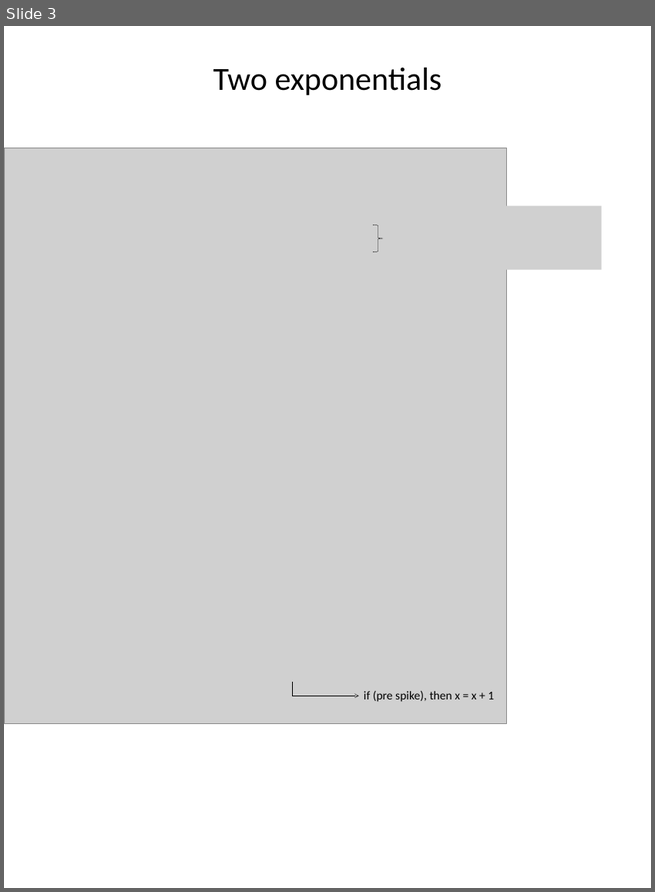
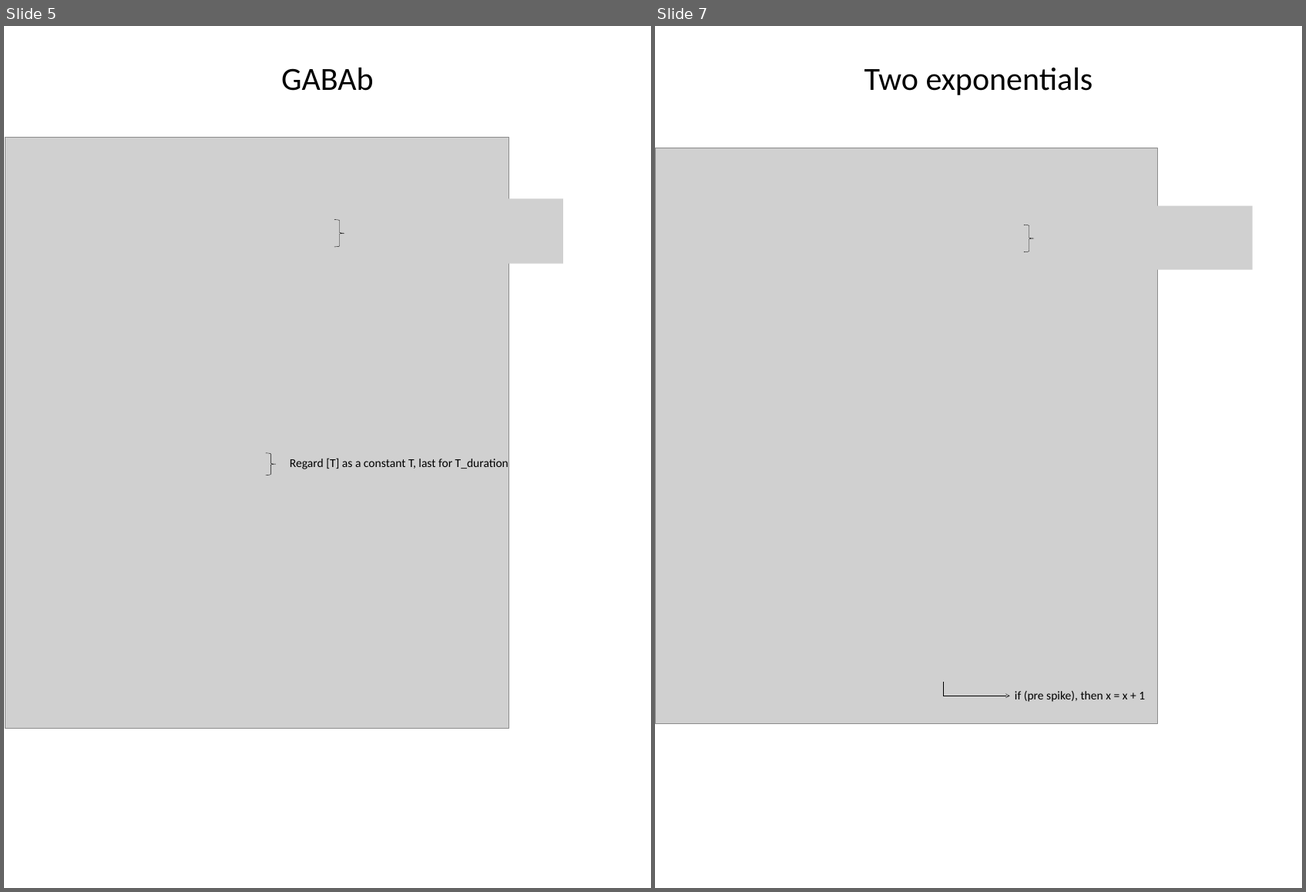
Before and after one commit to quanpeng0/BrainModels, a slide deck: docs/brainpy_handbook/ppt/syns.pptx. Shown side by side, each under a label of ours: slide 3 before the commit, slides 5 and 7 after it; the slides between them are not shown. The pictures are 655x892 and 1306x892 pixels, drawn with LibreOffice and Linux fonts; fonts in the diff are those of the drawing; grey boxes stand for pictures. Boxes give left, top, right and bottom in pixels: in the first picture for what was removed or moved away, otherwise in the second. Text is boxed around its words. In the diff, an @@ line names an element or a change of style, - is before the commit and + after.

```diff
--- a/docs/brainpy_handbook/ppt/syns.pptx
+++ b/docs/brainpy_handbook/ppt/syns.pptx
@@ slide 5 added at (4, 26, 651, 888), background #FFFFFF @@
@@ title added at (281, 68, 373, 91), 54 pt, text #000000 @@
+GABAb
@@ picture added at (5, 137, 508, 729) @@
@@ picture added at (357, 199, 563, 264) @@
@@ right brace added at (334, 219, 344, 247), outline #000000 0.5 pt @@
@@ right brace added at (266, 453, 276, 476), outline #000000 0.5 pt @@
@@ text added at (290, 458, 508, 470), 20 pt, text #000000 @@
+Regard [T] as a constant T, last for T_duration
@@ what was slide 3 is now slide 7 @@
```
Also in this commit, not shown: 1 slide changed, 3 other slides added, 16 other files.
